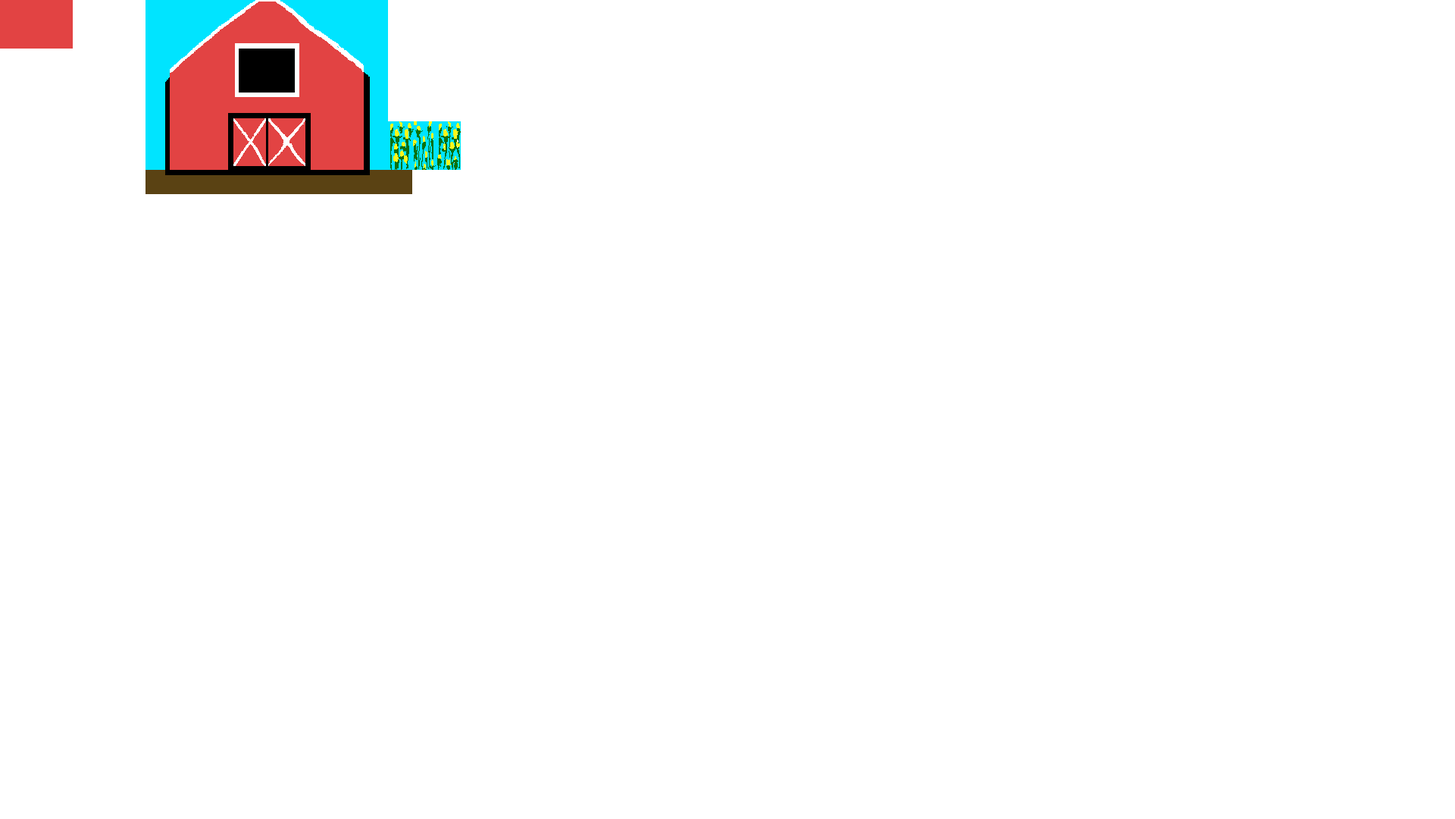
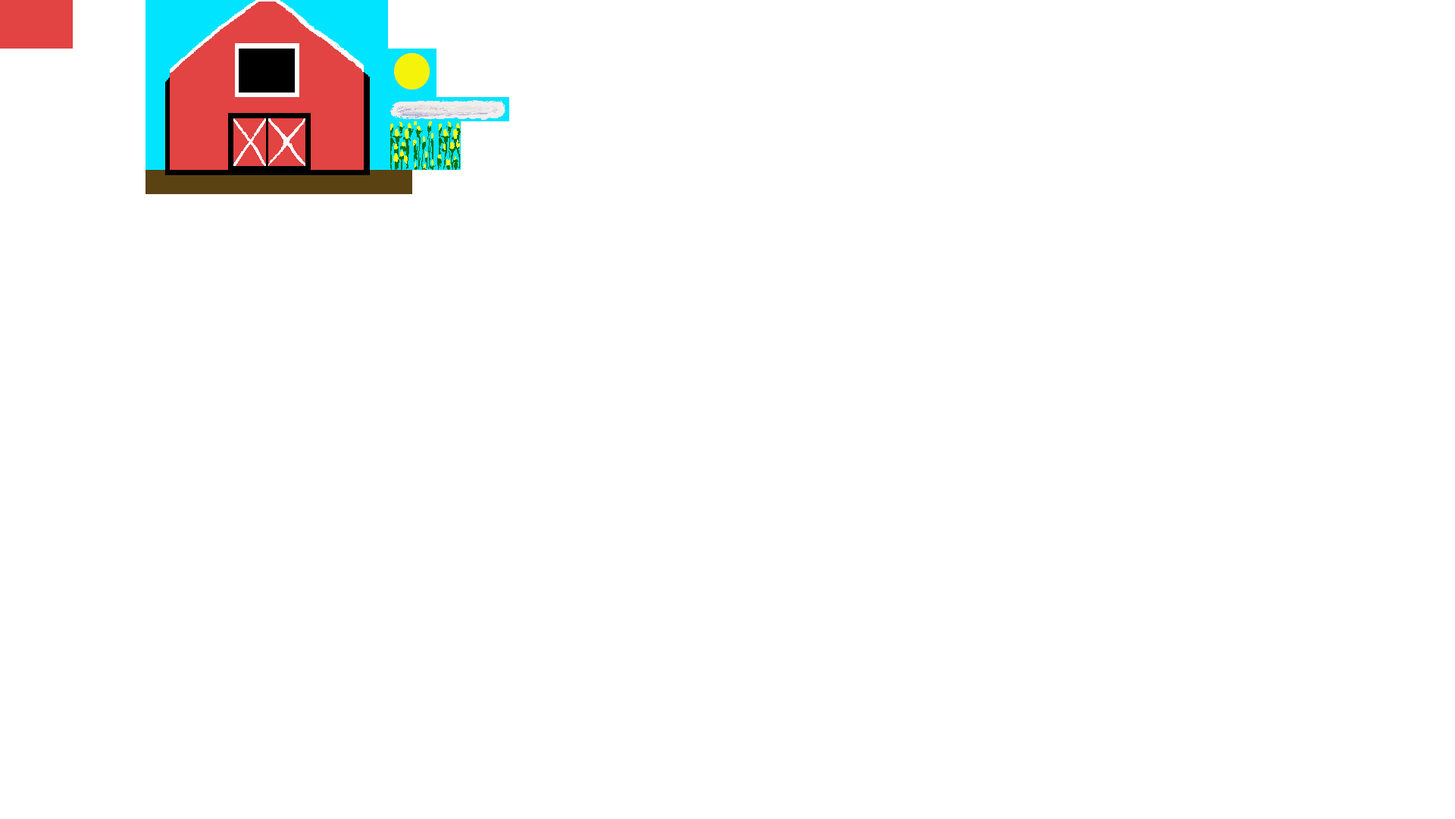
Comparing the layer stacks of the two (1455, 819) images. Changes:
painted on "Background" over [388, 48, 510, 122]
